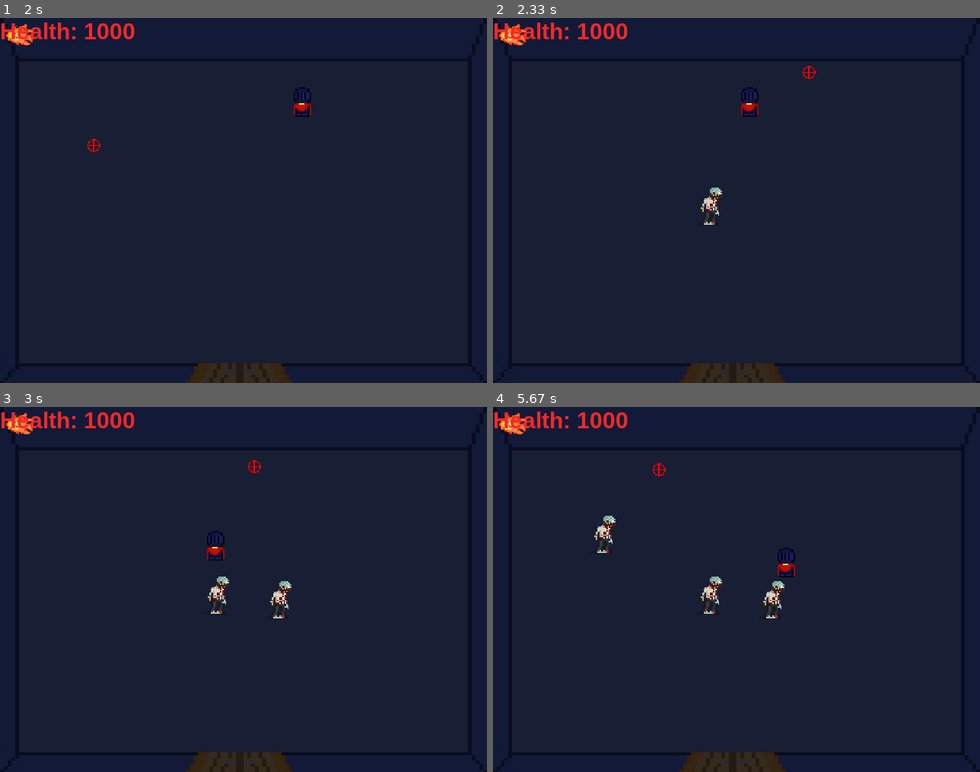
Above: before the commit, frames 1-4 (two rows, left to right).
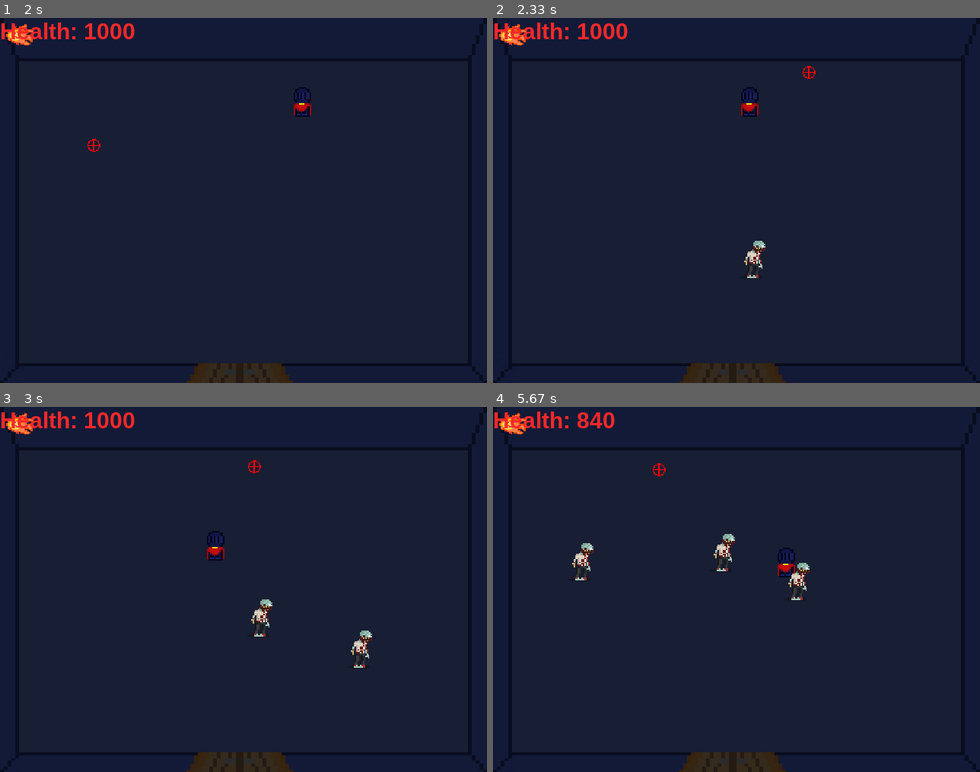
Above: after the commit, the same moments.

Repository: Victor00000000000000/Projeto_Semestral_Introducao_Informatica
Game: pygame game, started from Second_version_With_Classes_Copy_Before_New_Module.py
Same seed, same stepped clock (60 frames per second), same inputs: the game is played once before the commit and once after it.
Inputs (mouse positions are in pixels of both pictures, inside the frame that each line leads up to):
- Up to frame 1 (2 s): click (243, 200) at 0.38 s; hold D 0.67-1.13 s; click (399, 189) at 0.75 s; hold W 1.17-1.47 s; click (126, 204) at 1.25 s; hold D 1.5-1.97 s; click (92, 145) at 1.58 s
- Up to frame 2 (2.33 s): hold A from 2 s (still down); click (809, 72) at 2.08 s
- Up to frame 3 (3 s): release A at 2.53 s; hold S 2.57-2.87 s; click (301, 622) at 2.65 s; hold A from 2.9 s (still down); click (253, 465) at 2.98 s
- Up to frame 4 (5.67 s): release A at 3.3 s; hold W 3.33-3.7 s; click (561, 578) at 3.42 s; hold D 3.73-4.37 s; click (741, 629) at 3.82 s; hold S 4.4-4.77 s; click (721, 527) at 4.48 s; hold A 4.8-5.27 s; click (863, 647) at 4.88 s; hold D from 5.3 s (still down); click (658, 469) at 5.38 s

Frame 1 is identical in both runs. In frame 2, 0.5% of the frame differs, in the area x 42-56%, y 46-72%; in frame 3, 0.9%; in frame 4, 1.6%, in the area x 16-65%, y 1-58%.

Commit message:
Zombies' move fixed

Diff:
--- a/ClassesModule.py
+++ b/ClassesModule.py
@@ -4,6 +4,7 @@
 import random as r
 from pygame.math import Vector2
 pygame.init()
+pygame.mixer.init()
 
 class Aim(pygame.sprite.Sprite):
     "Aim's programming"
@@ -16,6 +17,12 @@
         self.rect.center = (150, 150)
 
     def update(self, *args):
+
+        global aim_x, aim_y, aim_vector
+        aim_x = self.rect.x
+        aim_y = self.rect.y
+        aim_vector = self.va
+
         mouse_visility = pygame.mouse.set_visible(False)
         mouse_coordenates = pygame.mouse.get_pos()
         self.rect.x = mouse_coordenates[0] - 25
@@ -64,10 +71,12 @@
 
         # Mudar para a tecla do mouse
         #shoot_sound = pygame.mixer.music.load(r"C:\Users\home\Desktop\Victor\UFSC\Projeto_Semestral_Introducao_Informatica\Data\Áudios\Spells\Shoot_sound\shot converter.mp3")
-##        for event in pygame.event.get():
-##            if event.type == MOUSEBUTTONDOWN:
-##                shoot_sound.play()
+        for event in pygame.event.get():
+            if event.type == MOUSEBUTTONDOWN:
+                pass
+                #shoot_sound.play(1)
 
+        # Animação Knight
 ##            if event.type == KEYDOWN:
 ##                if event.key == K_a:
 ##                    self.image = pygame.transform.scale(pygame.transform.flip(self.image, True, False), (75,75))
@@ -76,17 +85,17 @@
 ##                    self.image = pygame.transform.scale(pygame.transform.flip(self.image, True, False), (75,75))
 
         #Colision of a Knight on walls
-        if self.rect.top < 0:
-            self.rect.top = 0
+        if self.rect.top < 10:
+            self.rect.top = 10
 
-        if self.rect.bottom > 480:
-            self.rect.bottom = 480
+        if self.rect.bottom > 435:
+            self.rect.bottom = 435
 
-        if self.rect.right > 650:
-            self.rect.right = 650
+        if self.rect.right > 585:
+            self.rect.right = 585
 
-        if self.rect.left < 0:
-            self.rect.left = 0
+        if self.rect.left < 10:
+            self.rect.left = 10
 
 class Zombie(pygame.sprite.Sprite):
     "Zombies' programming"
@@ -98,8 +107,8 @@
         self.rect = pygame.Rect(self.vz, (40, 40))
         self.image = pygame.transform.scale(self.image, (50,50))
 
-        self.rect.x = r.randint(100, 400)
-        self.rect.y = r.randint(40, 300)
+        self.rect.x = r.randint(10, 585)
+        self.rect.y = r.randint(10, 435)
 
 
 
@@ -110,20 +119,15 @@
 
         self.health = 10
 
-
+        self.zombie_velocity = 1.5
         #Criar o código para evitar que o Zombie seja gerado em cima do Knight
 
     def update(self, *args):#Zombie's movimetion
-        #
-##        global zombie_x, zombie_y
-##        zombie_x = self.rect.x
-##        zombie_y = self.rect.y
-##        vector_z = self.vz
+        if self.distance_zk != 0:
+            self.rect.x -= (self.zombie_velocity*(self.rect.x - knight_x))/self.distance_zk
+            self.rect.y -= (self.zombie_velocity*(self.rect.y - knight_y))/self.distance_zk
 
-        #self.vz = Vector2(self.rect.x, self.rect.y)
 
-        self.vz.move_towards_ip(vector_k, self.distance_zk)
-        print(vector_k, knight_x, knight_y )
 
 class Bullet(pygame.sprite.Sprite):
     "FireBall's programming"
@@ -136,12 +140,11 @@
         self.rect = pygame.Rect(self.vb, (23, 17))
         self.image = pygame.transform.scale(self.image, (50, 50))
 
-        #self.vb = Vector2(knight.rect.x, knight.rect.y)
-        #self.distance = self.vb.distance_to(aim.va)
-
-
-        #self.vb.move_towards_ip(aim.va, self.distance)
-
+    def update(self, *args):
+        global bullet_x, bullet_y, bullet_vector
+        bullet_x = self.rect.x
+        bullet_y = self.rect.y
+        bullet_vector = self.vb
 
 class Background(pygame.sprite.Sprite):
     "Scenario's programming"
--- a/Second_version_With_Classes_Copy_Before_New_Module.py
+++ b/Second_version_With_Classes_Copy_Before_New_Module.py
@@ -7,8 +7,9 @@
 import math as m
 from pygame.math import Vector2
 
+pygame.mixer.pre_init(44100, -16, 2, 2048)
+pygame.mixer.init()
 pygame.init()
-pygame.mixer.init()
 pygame.font.init()
 
 
@@ -42,6 +43,8 @@
 pygame.mixer.music.load(r"Data/Áudios/Cyberpunk Moonlight Sonata.mp3")
 pygame.mixer.music.play(-1)
 
+#Bullet Sound:
+shoot_sound = pygame.mixer.Sound(r"Data\Áudios\Spells\Shoot_sound\shot converter.mp3")
 #Background's image:
 #Clock's settings:
 clock = pygame.time.Clock()
@@ -52,7 +55,6 @@
 zombie_borner = 0.7 #Porcentagem de chance de spawn da Zombie
 timer = 0
 aim = Aim(drawGroup)
-#bob = Bob(drawGroup)
 game_over = False
 number_zombie = -1
 while True:
@@ -83,14 +85,16 @@
                 number_zombie += 1
 
         #BULLET:
-
+        for event in pygame.event.get():
+            if event.type == MOUSEBUTTONDOWN:
+                shoot_sound.play(1)
 
         #Collisions:
         collision_knight_zombies = pygame.sprite.spritecollide(knight, zombieGroup, False)# COLISÃO DOS ZOMBIES COM O KNIGHT
         if collision_knight_zombies:
             knight.health -= 5
 
-        collision_zombies_bullet = pygame.sprite.groupcollide(zombieGroup, bulletGroup, False, False)
+        collision_zombies_bullet = pygame.sprite.groupcollide(zombieGroup, bulletGroup, False, True)
         if collision_zombies_bullet:
             newZombie.health -= 5
 
@@ -103,7 +107,6 @@
 ##            knight.image.transform.flip(knight.image, False, True)
 
         #End game Cases:
-        #aim.update()
         drawGroup.update()
         drawGroup.draw(tela)
 
